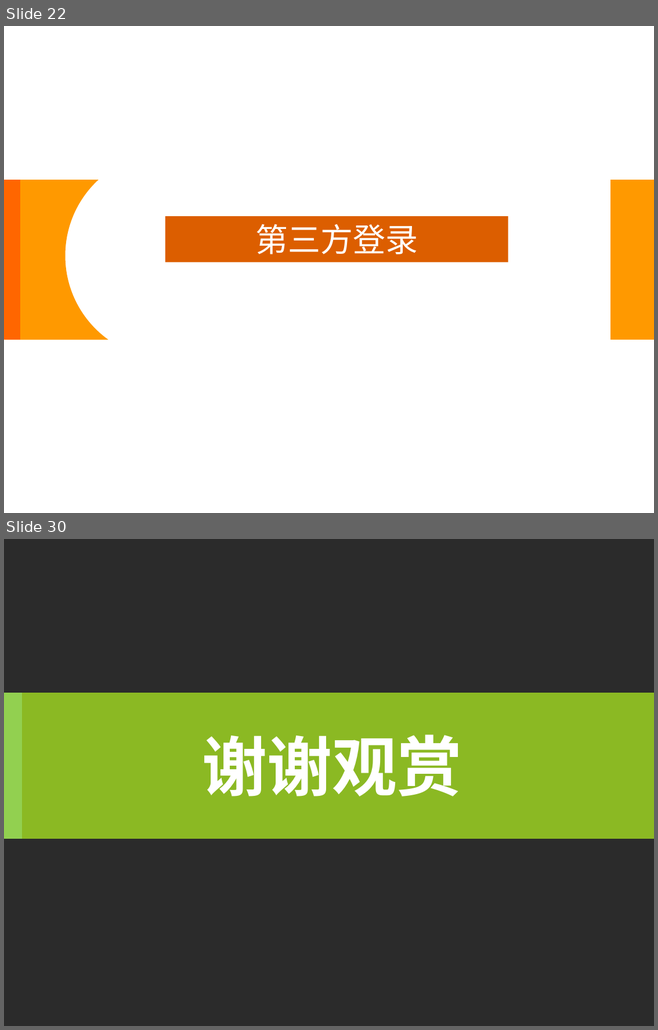
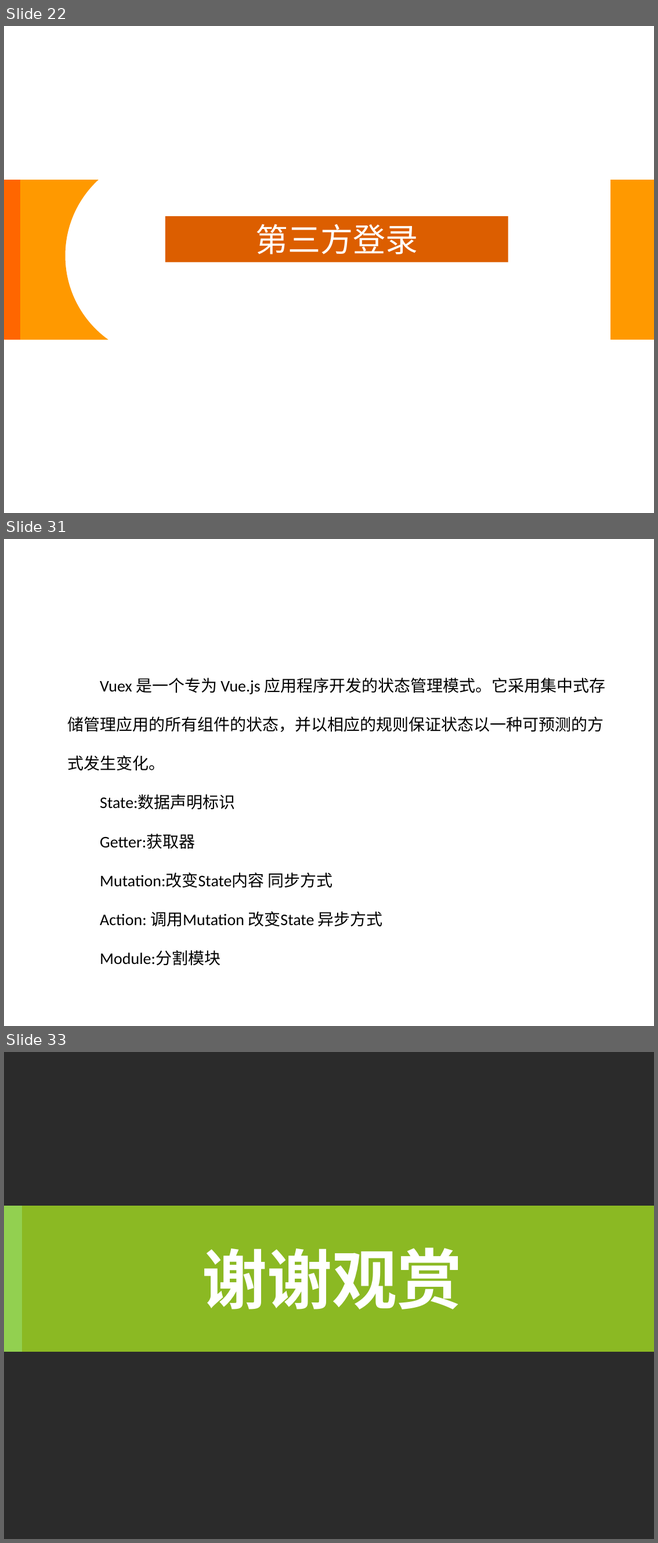
Before and after one commit to wmz6762/security-demo, a slide deck: Spring Security.pptx. Shown one above the other, each under a label of ours: slides 22 and 30 before the commit, slides 22, 31 and 33 after it; the slides between them are not shown. The pictures are 658x1030 and 658x1543 pixels, drawn with LibreOffice and Linux fonts; fonts in the diff are those of the drawing; background and template pictures are left out; a plain dark background stands for a picture behind light text. Boxes give left, top, right and bottom in pixels: in the first picture for what was removed or moved away, otherwise in the second. Text is boxed around its words. In the diff, an @@ line names an element or a change of style, - is before the commit and + after.

```diff
--- a/Spring Security.pptx
+++ b/Spring Security.pptx
@@ slide 31 added at (x1=4, y1=539, x2=654, y2=1026), background picture (left out) @@
@@ text added at (x1=67, y1=678, x2=605, y2=966), 18 pt, text #000000 @@
+Vuex 是一个专为 Vue.js 应用程序开发的状态管理模式。它采用集中式存储管理应用的所有组件的状态，并以相应的规则保证状态以一种可预测的方式发生变化。
+State:数据声明标识
+Getter:获取器
+Mutation:改变State内容 同步方式
+Action: 调用Mutation 改变State 异步方式
+Module:分割模块
@@ what was slide 30 is now slide 33 @@
```
Also in this commit, not shown: 12 slides changed, 5 other slides added, 3 slides removed, 6 other files.
